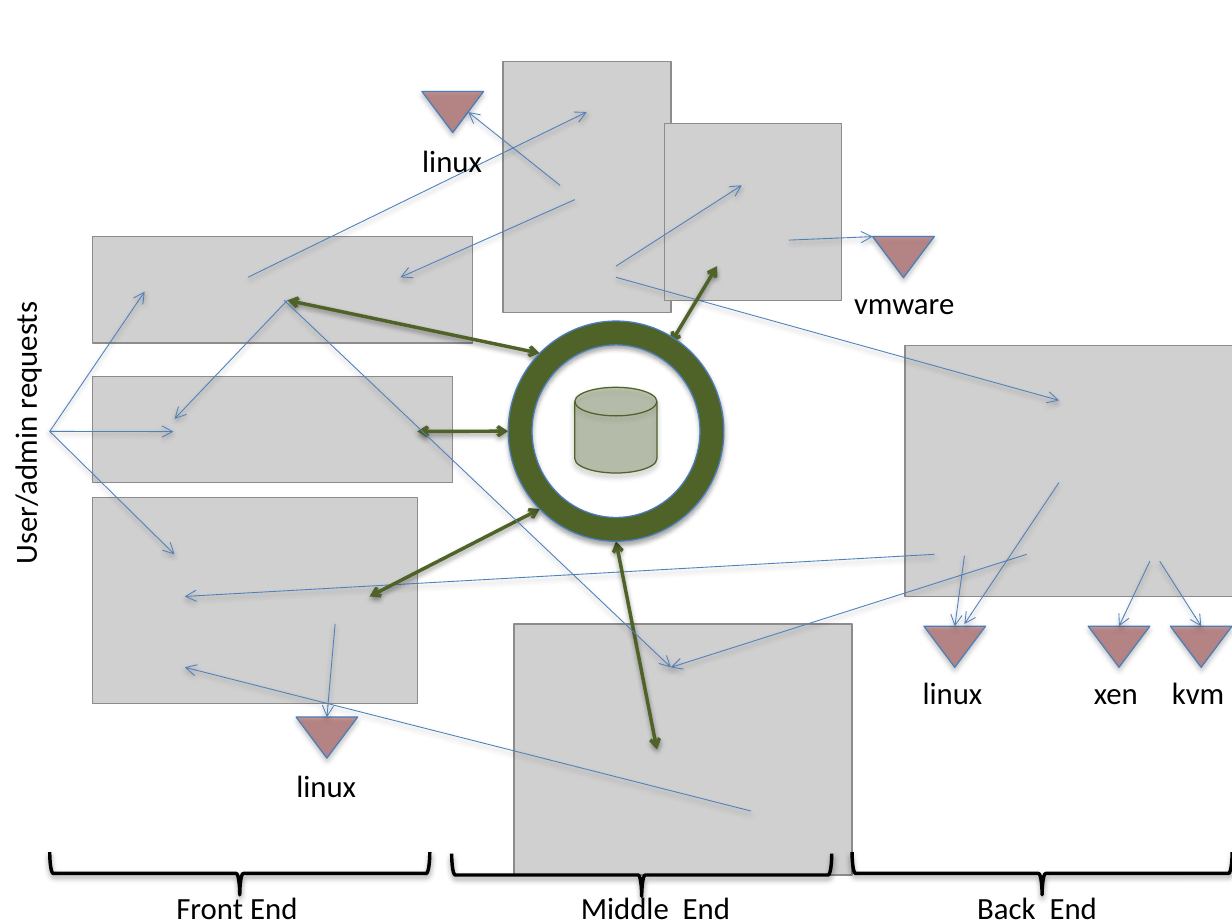
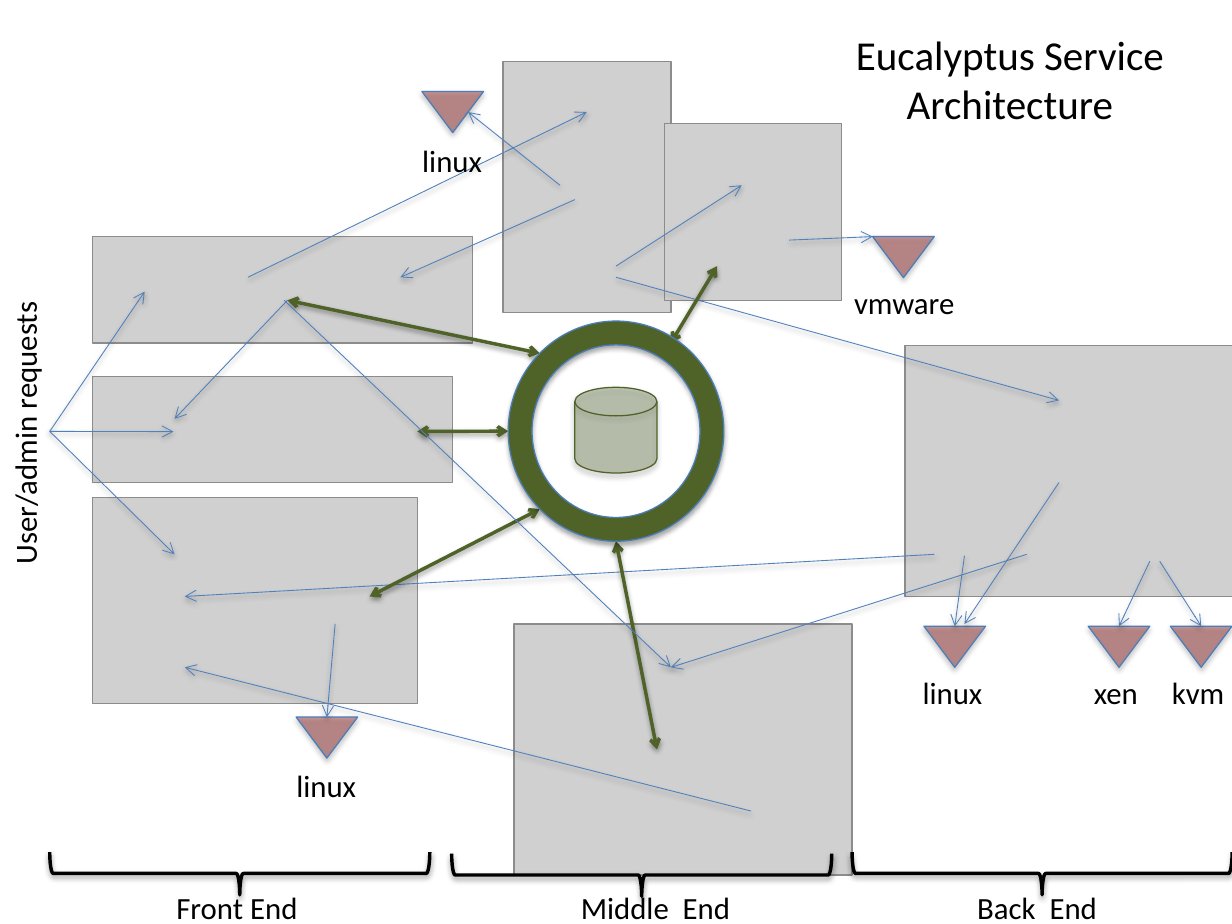
Before and after one commit to eucalyptus/architecture-docs, a slide deck: slide 3 of service-architecture/diagrams/message-flow-diagrams.pptx. Drawn at 1232x924 pixels with LibreOffice and Linux fonts; fonts in the diff are those of the drawing; grey boxes stand for pictures. Boxes give left, top, right and bottom in pixels: in the first picture for what was removed or moved away, otherwise in the second. Text is boxed around its words. In the diff, an @@ line names an element or a change of style, - is before the commit and + after.

Commit message:
new diagram for web service stack

```diff
--- a/service-architecture/diagrams/message-flow-diagrams.pptx
+++ b/service-architecture/diagrams/message-flow-diagrams.pptx
@@ text added at (x1=856, y1=41, x2=1164, y2=120), 24 pt, text #000000 @@
+Eucalyptus Service
+Architecture
```
Also in this commit, not shown: 2 other slides changed, 1 slide added.
